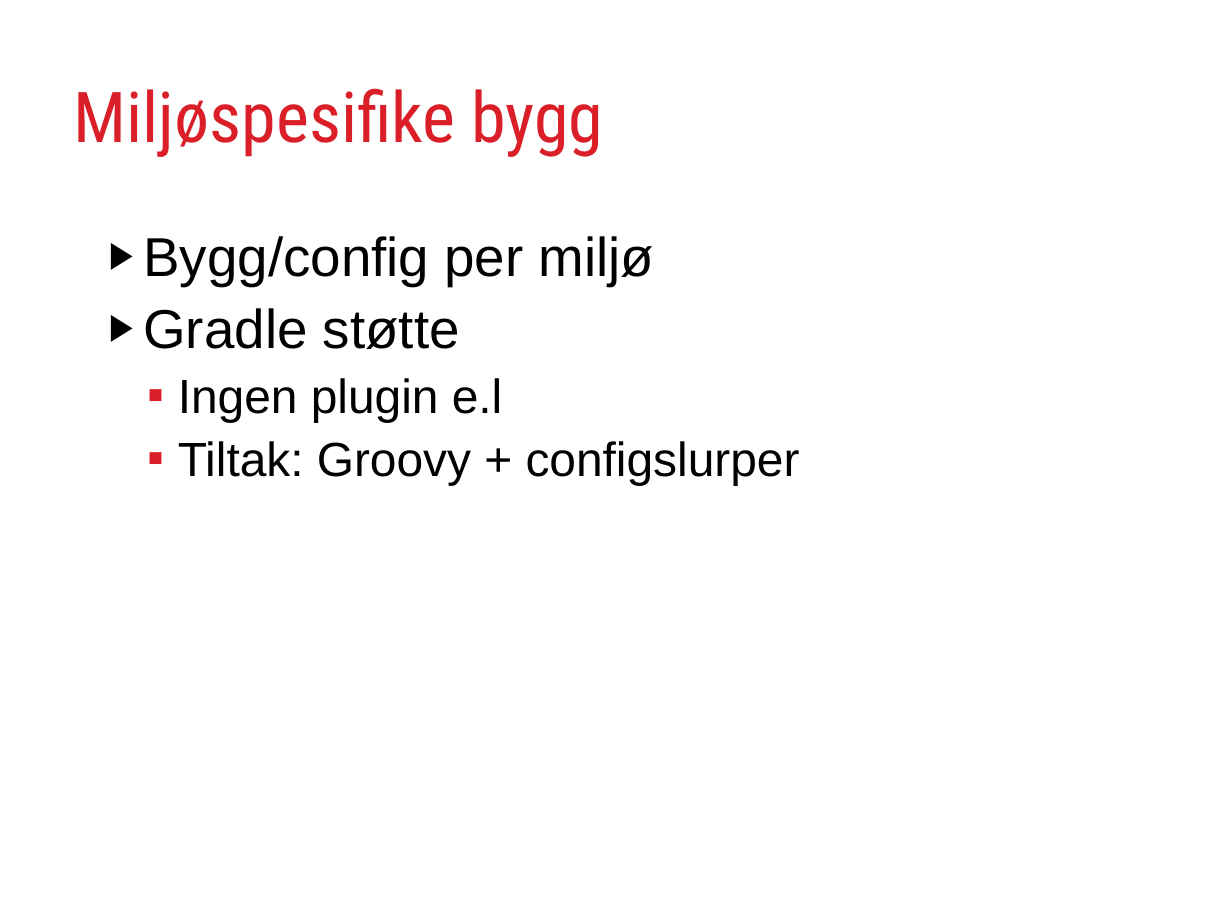
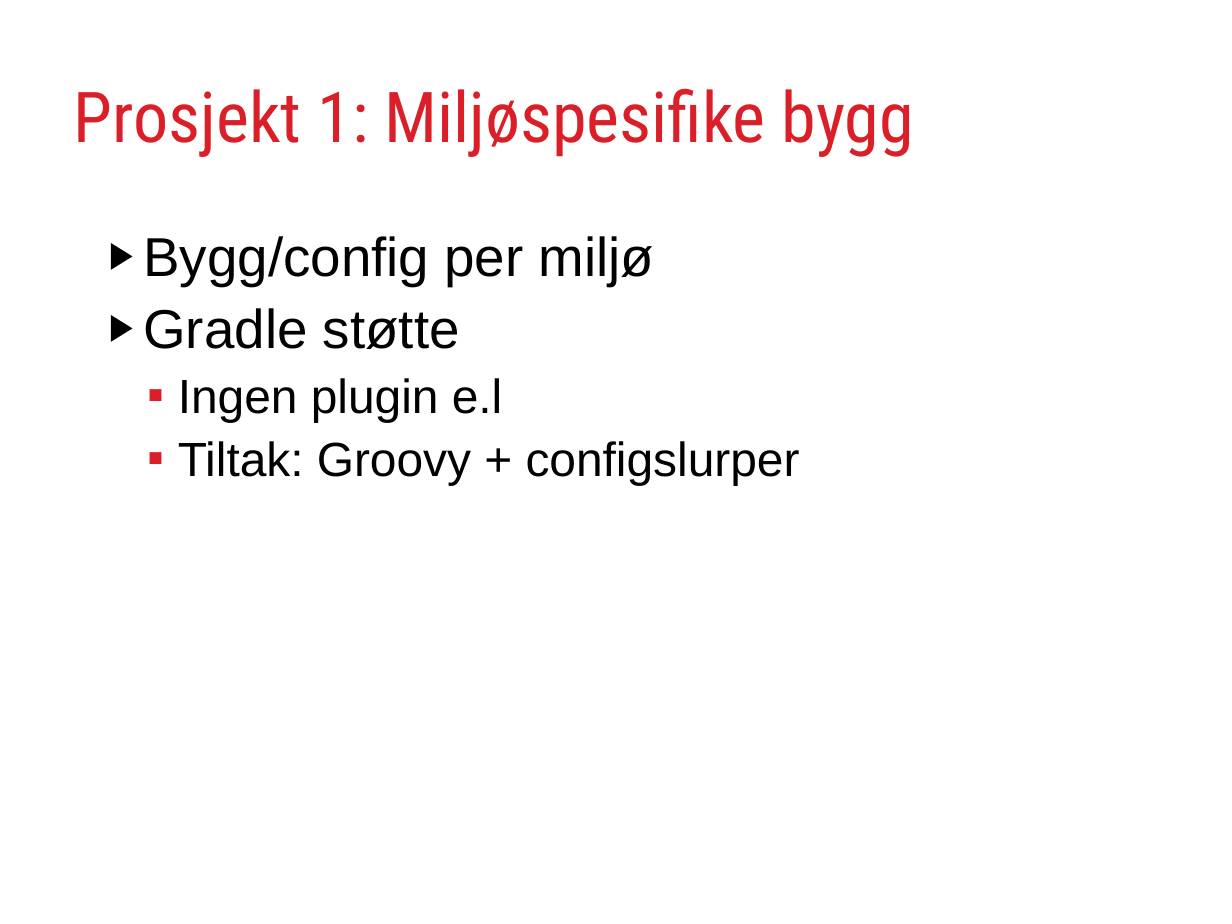
Before and after one commit to rundis/GradleJZ2012, a slide deck: slide 13 of GradleYourBuild.ppt (slide 12 before the commit). Drawn at 1232x924 pixels with LibreOffice and Linux fonts; fonts in the diff are those of the drawing. Boxes give left, top, right and bottom in pixels: in the first picture for what was removed or moved away, otherwise in the second. Text is boxed around its words. In the diff, an @@ line names an element or a change of style, - is before the commit and + after.

```diff
--- a/GradleYourBuild.ppt
+++ b/GradleYourBuild.ppt
@@ title at [74,88,914,157]: text changed @@
-Miljøspesifike bygg
+Prosjekt 1: Miljøspesifike bygg
```
Also in this commit, not shown: 16 other slides changed, 6 slides added, 8 slides removed.
